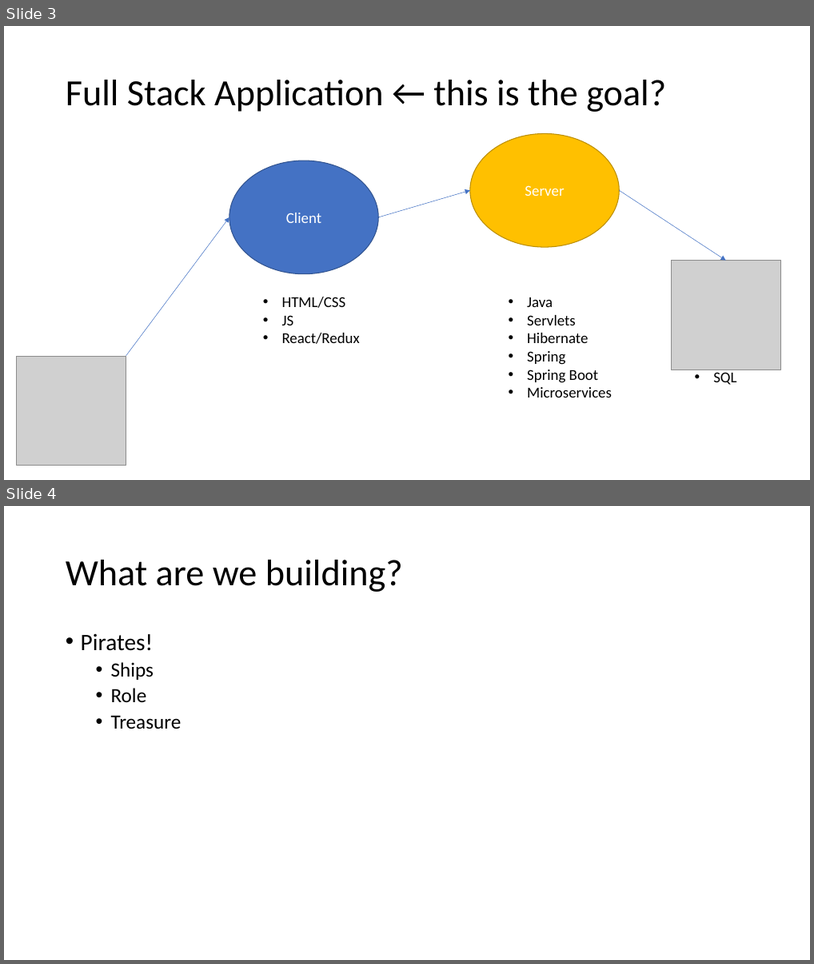
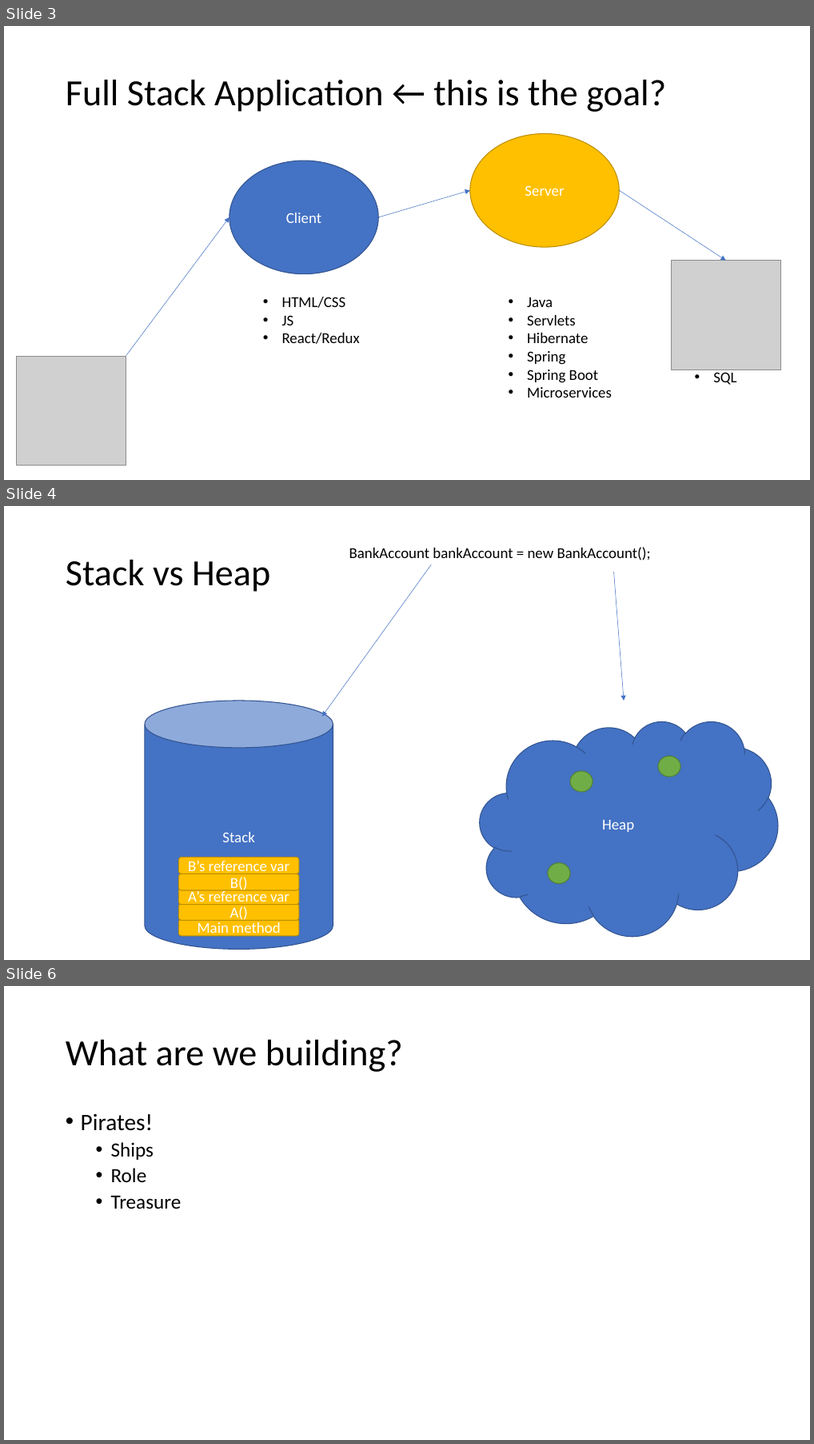
Before and after one commit to 2011JavaReact/Training, a slide deck: Week1/Week1Java.pptx. Shown one above the other, each under a label of ours: slides 3 and 4 before the commit, slides 3, 4 and 6 after it; the slides between them are not shown. The pictures are 814x964 and 814x1444 pixels, drawn with LibreOffice and Linux fonts; fonts in the diff are those of the drawing; grey boxes stand for pictures. Boxes give left, top, right and bottom in pixels: in the first picture for what was removed or moved away, otherwise in the second. Text is boxed around its words. In the diff, an @@ line names an element or a change of style, - is before the commit and + after.

```diff
--- a/Week1/Week1Java.pptx
+++ b/Week1/Week1Java.pptx
@@ slide 4 added at [4,506,810,960], background #FFFFFF @@
@@ text added at [350,547,651,560], 18 pt, text #000000 @@
+BankAccount bankAccount = new BankAccount();
@@ title added at [66,560,270,592], 44 pt, text #000000 @@
+Stack vs Heap
@@ arrow added from (432, 564) to (322, 716), #4472C4 0.5 pt @@
@@ arrow added from (614, 572) to (624, 700), #4472C4 0.5 pt @@
@@ cylinder added at [145,700,334,949], fill #4472C4, outline #325491 1 pt, 18 pt, text #FFFFFF @@
+Stack
@@ cloud added at [480,720,778,936], fill #4472C4, outline #325491 1 pt, 18 pt, text #FFFFFF @@
+Heap
@@ ellipse added at [658,756,681,776], fill #70AD47, outline #538035 1 pt @@
@@ ellipse added at [571,771,594,792], fill #70AD47, outline #538035 1 pt @@
@@ rounded rectangle added at [179,857,299,873], fill #FFC000, outline #BD8E00 1 pt, 18 pt, text #FFFFFF @@
+B’s reference var
@@ ellipse added at [548,862,570,883], fill #70AD47, outline #538035 1 pt @@
@@ rounded rectangle added at [179,888,299,904], fill #FFC000, outline #BD8E00 1 pt, 18 pt, text #FFFFFF @@
+A’s reference var
@@ rounded rectangle added at [179,874,299,890], fill #FFC000, outline #BD8E00 1 pt, 18 pt, text #FFFFFF @@
+B()
@@ rounded rectangle added at [179,904,299,920], fill #FFC000, outline #BD8E00 1 pt, 18 pt, text #FFFFFF @@
+A()
@@ rounded rectangle added at [179,919,299,936], fill #FFC000, outline #BD8E00 1 pt, 18 pt, text #FFFFFF @@
+Main method
@@ what was slide 4 is now slide 6 @@
```
Also in this commit, not shown: 2 other slides added, 56 other files.
